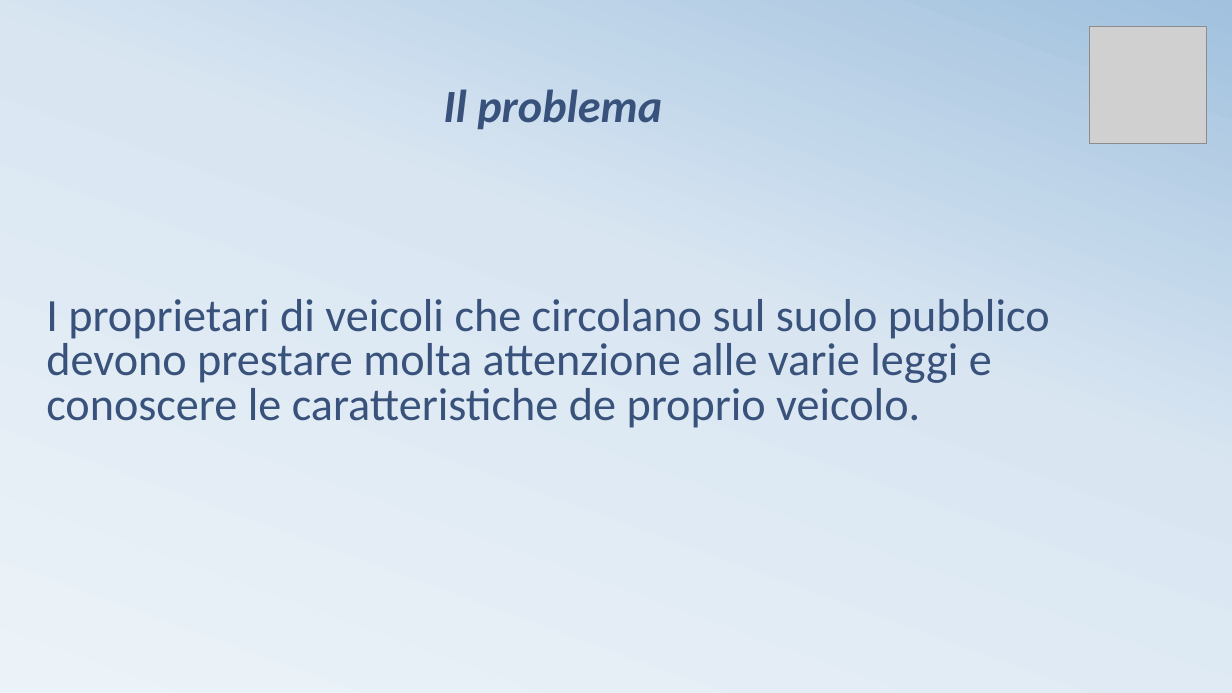
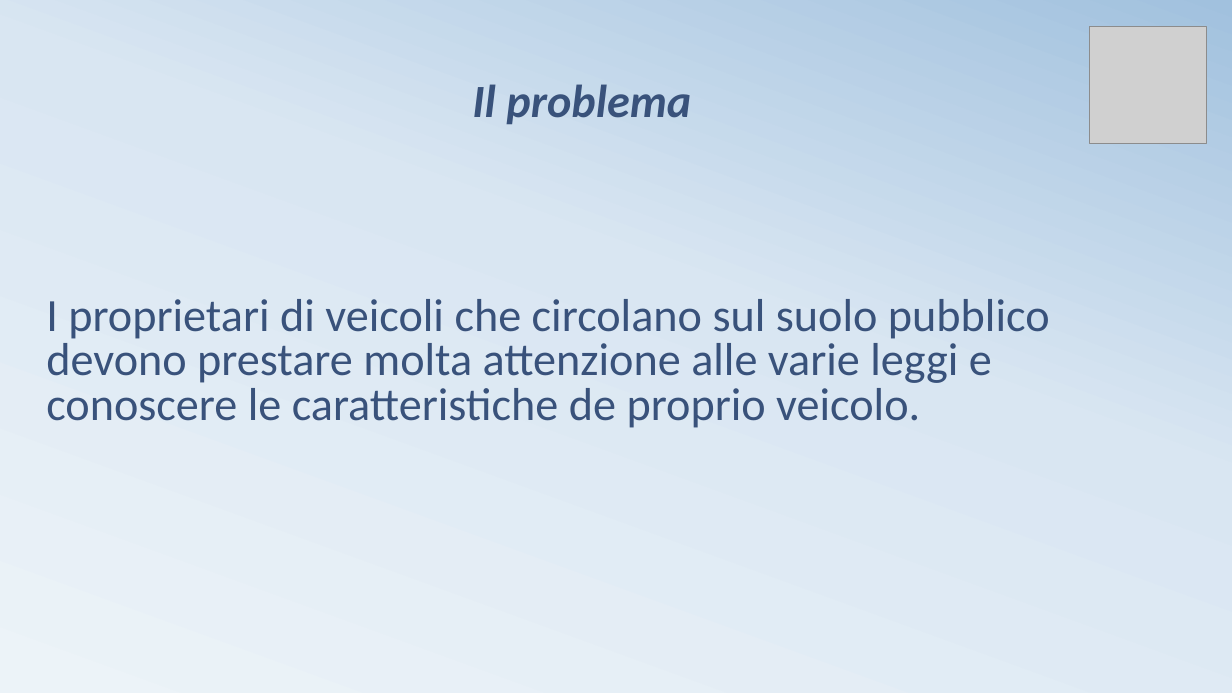
Before and after one commit to kekkox/Carcheck, a slide deck: slide 3 of Work product/Presentazione CarCheck.pptx. Drawn at 1232x693 pixels with LibreOffice and Linux fonts; fonts in the diff are those of the drawing; grey boxes stand for pictures. Boxes give left, top, right and bottom in pixels: in the first picture for what was removed or moved away, otherwise in the second. Text is boxed around its words. In the diff, an @@ line names an element or a change of style, - is before the commit and + after.

```diff
--- a/Work product/Presentazione CarCheck.pptx
+++ b/Work product/Presentazione CarCheck.pptx
@@ text "Il problema" moved from (x1=443, y1=89, x2=662, y2=129) to (x1=472, y1=84, x2=691, y2=124) @@
```
Also in this commit, not shown: 2 other slides changed, 24 slides added, 13 slides removed.
